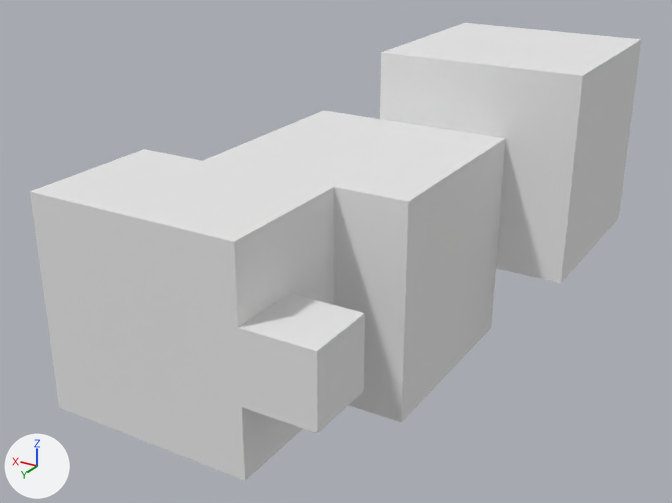
What one commit did to the OBJ model ProyectoFinal/Models/conejo_izq_pez.obj.
Rendered twice from a 50 mm lens placed at (-0.598, 1.108, 0.47), pointed at (0.037, 0.051, -0.058). Every picture has the same lights, and +X, +Y and +Z are marked at lower left. Where no turn or scale is listed for an object, it has been applied to the vertices.

The first picture shows 'conejo_izq_pez'.
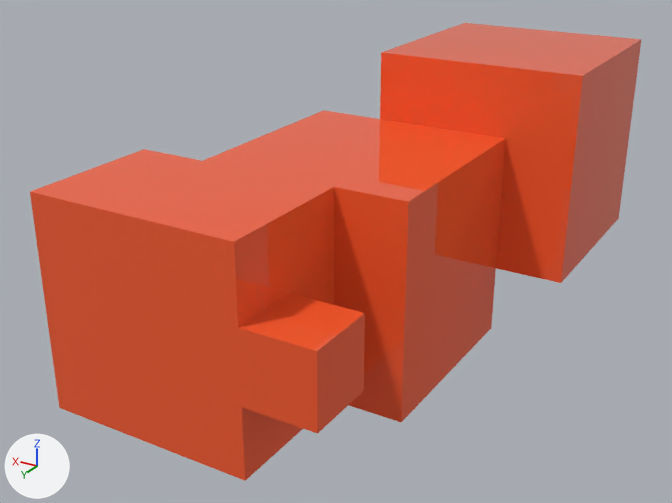
The newer file is also turned or shifted as a whole; pictures and numbers use the older file's frame.

What differs and where, as boxes [x1, y1, x2, y2] in the pictures (672 x 503 px):
'conejo_izq_pez', surface changed (grey to red): [30, 23, 642, 481] in both

What the commit changed:
Picture 'conejo_izq_pez.png' (img_conejo_izq_pez_png) is new.
In material 'palette' (mat_palette), base_color is no longer (0.8, 0.8, 0.8), white #e7e7e7.
In material 'palette' (mat_palette), texture is now set to img_conejo_izq_pez_png.
In material 'palette' (mat_palette), roughness goes from 1.0 to 0.0.
